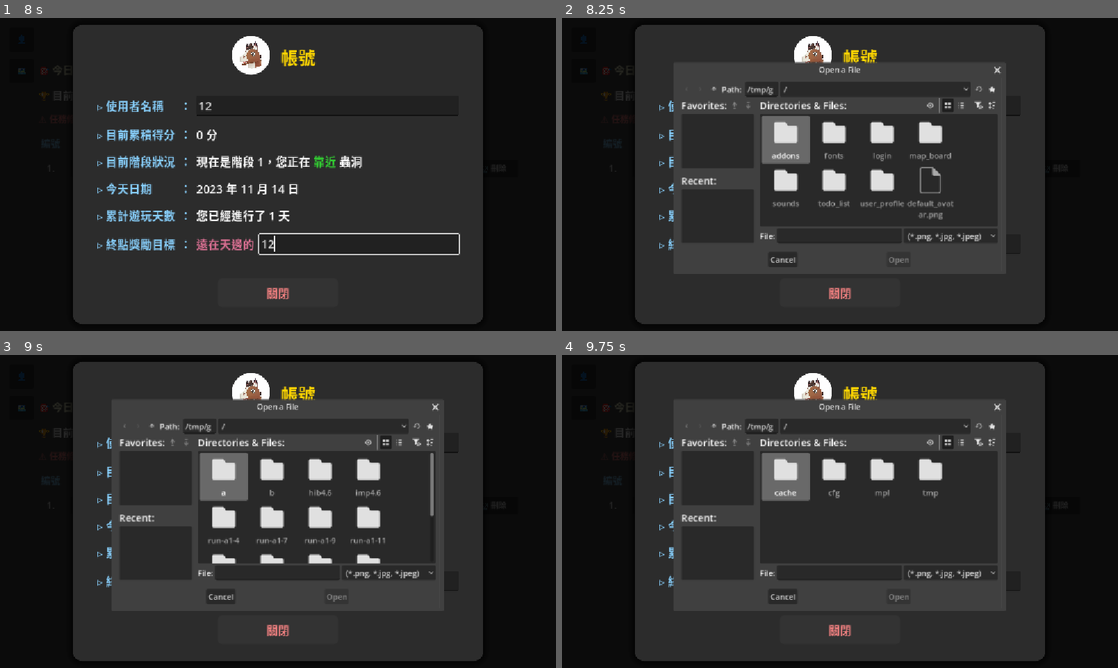
Above: before the commit, frames 1-4 (two rows, left to right).
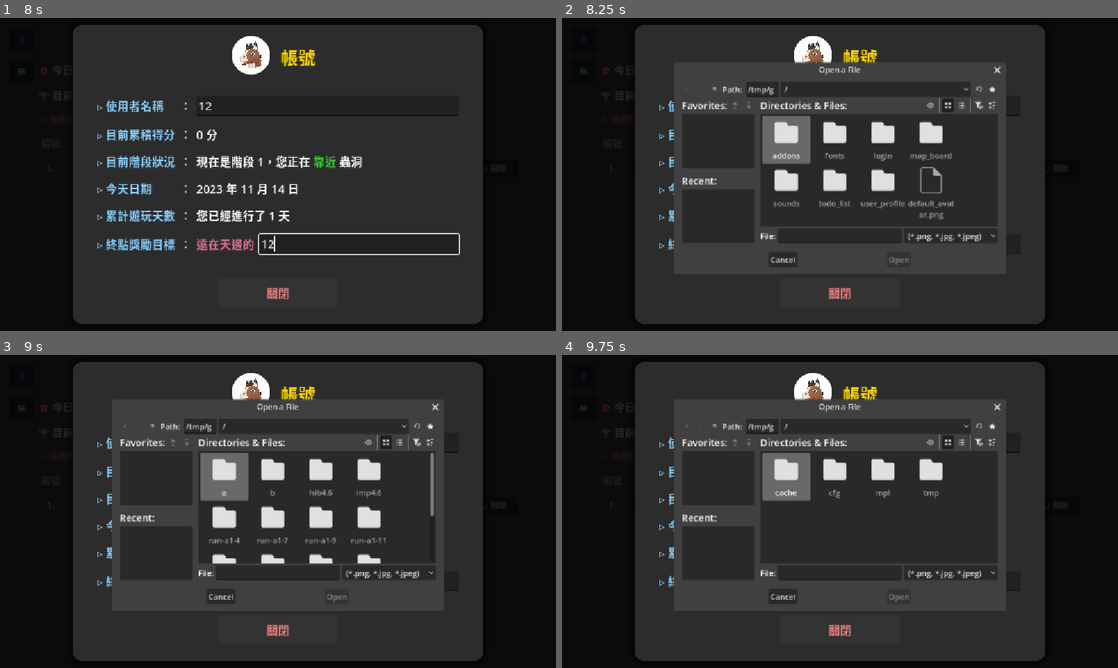
Above: after the commit, the same moments.

Repository: mirloss695/todo-monopoly
Game: Godot game, scene res://main.tscn
Two runs of this game, one before a commit and one after it. Both use one fixed random seed, a clock stepped at 60 frames per second and the inputs below. This scene is started directly instead of the project's main scene.
Inputs (mouse positions are in pixels of both pictures, inside the frame that each line leads up to):
- Up to frame 1 (8 s): click (194, 168) at 0.52 s; type "12" at 0.6 s; click "🗑️ 刪除" at 1.25 s; click "➕ 新增任務" at 2 s; click (194, 168) at 2.77 s; type "12" at 2.85 s; click "💾 確認儲存" at 3.5 s; click (77, 168) at 4.25 s; click "✔" at 5 s; click "✏️ 修改任務 (解鎖)" at 5.75 s; click "👤" at 6.5 s; click (328, 105) at 7.27 s; type "12" at 7.35 s; click (361, 243) at 7.5 s; type "12" at 7.58 s
- Up to frame 2 (8.25 s): click (812, 55) at 8 s
- Up to frame 3 (9 s): click (150, 426) at 8.75 s
- Up to frame 4 (9.75 s): click (712, 426) at 9.5 s

Frame 1 is identical in both runs. In frame 2, 1.2% of the frame differs, in the area x 20-78%, y 22-78%; in frame 3, 1.1%; in frame 4, 0.8%.

Commit message:
機會與命運格位置持久化
新增 map_chance_tiles 欄位至存檔系統，使機會與命運格的位置能跨session保存，只有在換階段或第三階段完成重置時才重新生成。

修改檔案：
1、save_manager.gd：新增 map_chance_tiles: Array = [] 變數；在 _build_save_dict() 加入對應 key；在 _apply_save() 新增還原邏輯（將讀回的值逐一轉 int 後賦值）。
2、map_board/map_board.gd：_ready() 保留初始生成一次作為 fallback；_rebuild_map() 移除內部的 chance_tiles 生成邏輯，改為純粹使用現有值繪製地圖；_handle_end_tile() 升階確認時、_handle_stage3_completion() 重置時，明確以 MapGenerator.generate_chance_tiles() 重新賦值。
3、main.gd：_load_from_save_manager() 載入時將 SaveManager.map_chance_tiles 套用至 map_board.chance_tiles，若為空則 fallback 重新生成；_save_to_save_manager() 存檔時將 map_board.chance_tiles 寫回 SaveManager.map_chance_tiles。
4、cheat_panel.gd：_on_set_stage() 跳階時明確重新生成 chance_tiles，與正常升階行為保持一致。

_rebuild_map() 職責單純化，只負責「用現有 chance_tiles 畫地圖」，不再自行決定是否生成，所有生成與還原的決策統一由呼叫端控制。

Diff:
--- a/cheat_panel.gd
+++ b/cheat_panel.gd
@@ -233,6 +233,7 @@
 	var new_stage = int(stage_spin.value)
 	map_board.current_stage = new_stage
 	map_board.current_tile_index = 0
+	map_board.chance_tiles = MapGenerator.generate_chance_tiles()
 	map_board._rebuild_map()
 	map_board._on_window_resized()
 	main_ctrl.global_stage = new_stage
--- a/main.gd
+++ b/main.gd
@@ -82,7 +82,14 @@
 	map_board.total_score        = SaveManager.total_accumulated_score
 	map_board.current_tile_index = SaveManager.map_tile_index
 	map_board.move_direction     = SaveManager.map_move_direction
-	map_board._rebuild_map()        # ← 新增：以正確 tile_index 重建棋子位置
+	map_board.chance_tiles = SaveManager.map_chance_tiles
+	map_board.chance_tiles = SaveManager.map_chance_tiles
+	if map_board.chance_tiles.is_empty():
+		map_board.chance_tiles = MapGenerator.generate_chance_tiles()
+
+	print("🗺️ [Main] 套用至 map_board.chance_tiles: ", map_board.chance_tiles)
+
+	map_board._rebuild_map()
 	map_board._on_window_resized()
 
 	profile_board.user_name     = SaveManager.user_name
@@ -104,6 +111,10 @@
 	SaveManager.task_history            = todo_board.task_history
 	SaveManager.map_tile_index          = map_board.current_tile_index
 	SaveManager.map_move_direction      = map_board.move_direction
+	SaveManager.map_chance_tiles = map_board.chance_tiles
+
+	print("💾 [Main] 存檔時 chance_tiles: ", map_board.chance_tiles)
+
 	SaveManager.user_name               = profile_board.user_name
 	SaveManager.reward_item             = profile_board.reward_item
 	SaveManager.save_to_cloud()
--- a/map_board/map_board.gd
+++ b/map_board/map_board.gd
@@ -65,6 +65,7 @@
 	self.visibility_changed.connect(_on_visibility_changed)
 
 	_setup_ui()
+	chance_tiles = MapGenerator.generate_chance_tiles()  # ← 新增這行
 	_rebuild_map()
 	_on_window_resized()
 
@@ -115,7 +116,6 @@
 	map_tiles.clear()
 	if is_instance_valid(player_node): player_node.queue_free()
 
-	chance_tiles = MapGenerator.generate_chance_tiles()
 	map_tiles = MapGenerator.generate_map(map_root, chance_tiles, current_stage, STAGE_THRESHOLDS)
 	player_node = MapGenerator.create_player(map_root, map_tiles, current_tile_index)
 
@@ -236,6 +236,7 @@
 		current_stage += 1
 		move_direction = 1
 		current_tile_index = 0
+		chance_tiles = MapGenerator.generate_chance_tiles()
 		_rebuild_map()
 		_on_window_resized()
 	else:
@@ -275,6 +276,7 @@
 	current_stage = 1
 	move_direction = 1
 	current_tile_index = 0
+	chance_tiles.clear()
 	_rebuild_map()
 	_on_window_resized()
 
--- a/save_manager.gd
+++ b/save_manager.gd
@@ -19,6 +19,7 @@
 var user_name = ""
 var reward_item = ""
 
+var map_chance_tiles: Array = []
 # ==========================================
 # 🔑 Session Token
 # ==========================================
@@ -36,6 +37,9 @@
 # 💾 儲存（本機 + 雲端）
 # ==========================================
 func save_to_cloud() -> void:
+
+	print("☁️ [SaveManager] 上傳前 map_chance_tiles: ", map_chance_tiles)
+
 	if session_token == "":
 		push_warning("⚠️ [SaveManager] session_token 為空，略過雲端存檔")
 		return
@@ -108,6 +112,9 @@
 # 🔧 共用工具
 # ==========================================
 func _build_save_dict() -> Dictionary:
+
+	print("💾 [SaveManager] 存入 chance_tiles: ", map_chance_tiles)
+
 	return {
 		"current_stage":           current_stage,
 		"total_accumulated_score": total_accumulated_score,
@@ -115,16 +122,25 @@
 		"actual_day":              actual_day,
 		"map_tile_index":          map_tile_index,
 		"map_move_direction":      map_move_direction,
+		"map_chance_tiles":        map_chance_tiles,
 		"user_name":               user_name,
 		"reward_item":             reward_item
 	}
 
 func _apply_save(data: Dictionary) -> void:
+
+	print("📂 [SaveManager] 讀取 chance_tiles raw: ", data.get("map_chance_tiles", []))
+	print("📂 [SaveManager] 套用後 chance_tiles: ", map_chance_tiles)
+
 	current_stage           = int(data.get("current_stage",           1))
 	total_accumulated_score = int(data.get("total_accumulated_score", 0))
 	actual_day              = int(data.get("actual_day",              1))
 	map_tile_index          = int(data.get("map_tile_index",          0))
 	map_move_direction      = int(data.get("map_move_direction",      1))
+	var raw_chance = data.get("map_chance_tiles", [])
+	map_chance_tiles = []
+	for v in raw_chance:
+		map_chance_tiles.append(int(v))
 	user_name               = data.get("user_name",               "")
 	reward_item             = data.get("reward_item",             "")
 	var loaded_history = data.get("task_history", {})
